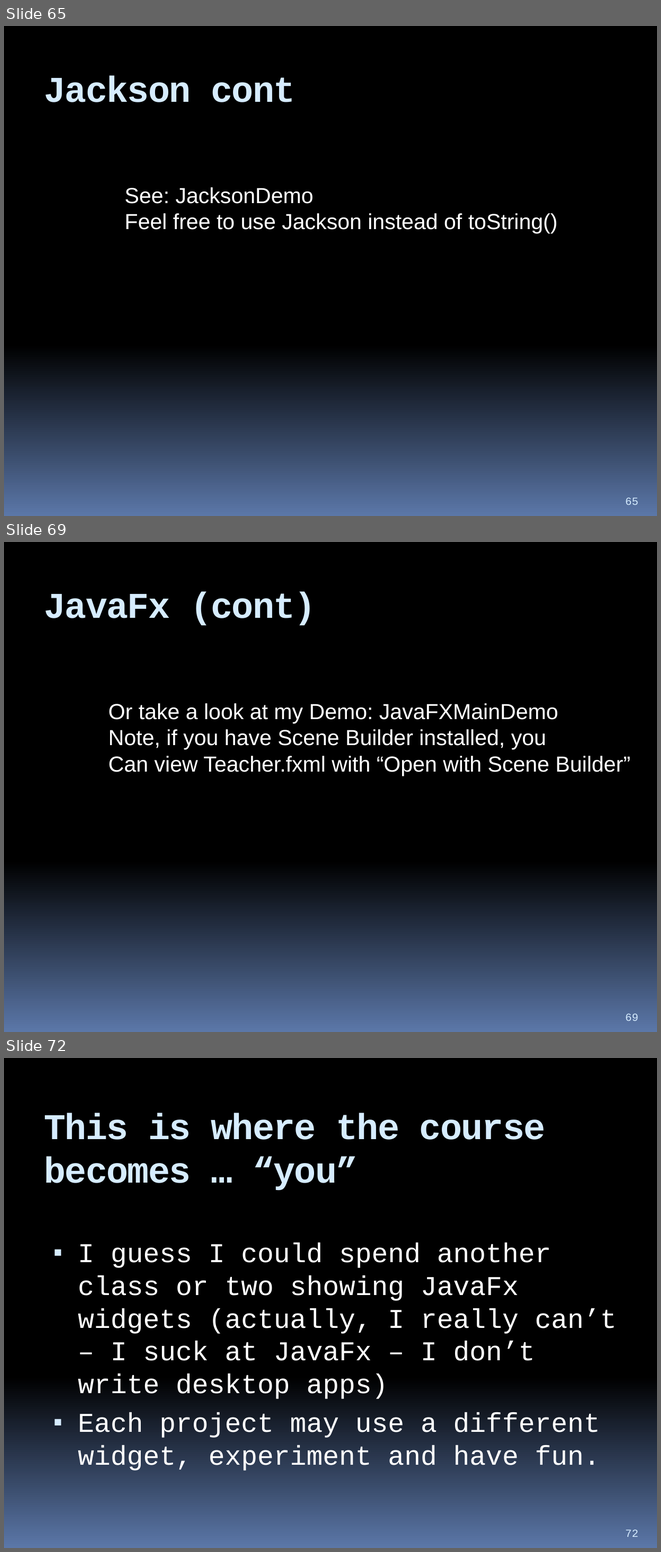
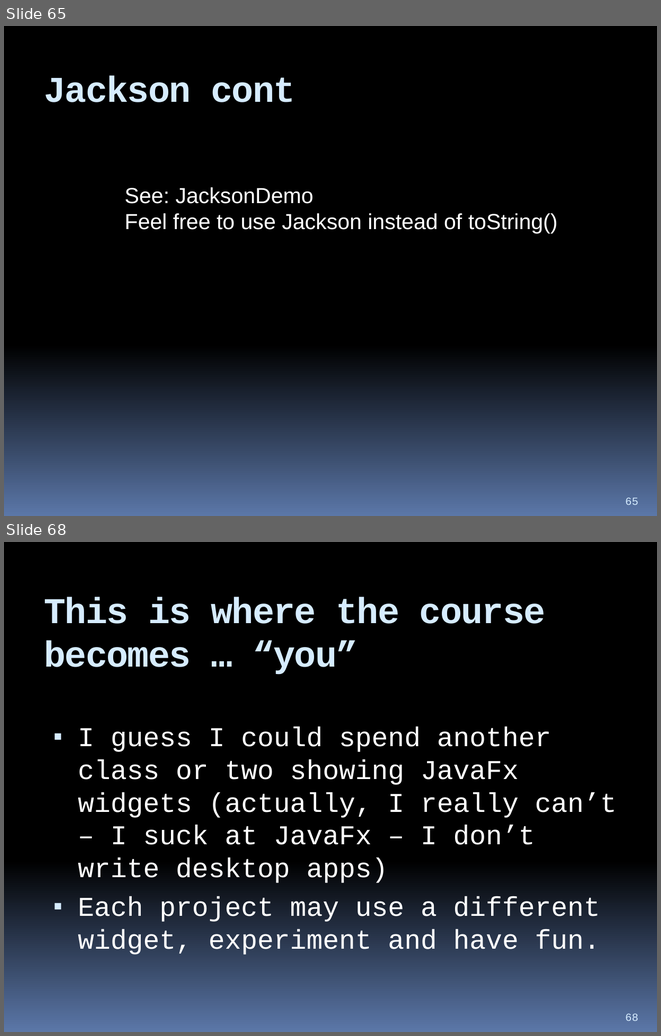
Before and after one commit to hchan/comp2613, a slide deck: coursePresentation.pptx. Shown one above the other, each under a label of ours: slides 65, 69 and 72 before the commit, slides 65 and 68 after it; the slides between them are not shown. The pictures are 661x1552 and 661x1036 pixels, drawn with LibreOffice and Linux fonts; fonts in the diff are those of the drawing. Boxes give left, top, right and bottom in pixels: in the first picture for what was removed or moved away, otherwise in the second. Text is boxed around its words. In the diff, an @@ line names an element or a change of style, - is before the commit and + after.

```diff
--- a/coursePresentation.pptx
+++ b/coursePresentation.pptx
@@ slide 69 removed at <box>4,542,657,1032</box>, background gradient #000000 to #5B77A8 @@
@@ title removed at <box>44,592,316,626</box> @@
-JavaFx (cont)
@@ text removed at <box>108,703,630,776</box> @@
-Or take a look at my Demo: JavaFXMainDemo
-Note, if you have Scene Builder installed, you
-Can view Teacher.fxml with “Open with Scene Builder”
@@ page number removed at <box>625,1013,638,1021</box> @@
-69
@@ what was slide 72 is now slide 68 @@
@@ page number at <box>625,1013,638,1021</box>: text changed @@
-72
+68
```
Also in this commit, not shown: 2 slides changed, 3 other slides removed, 7 other files.
